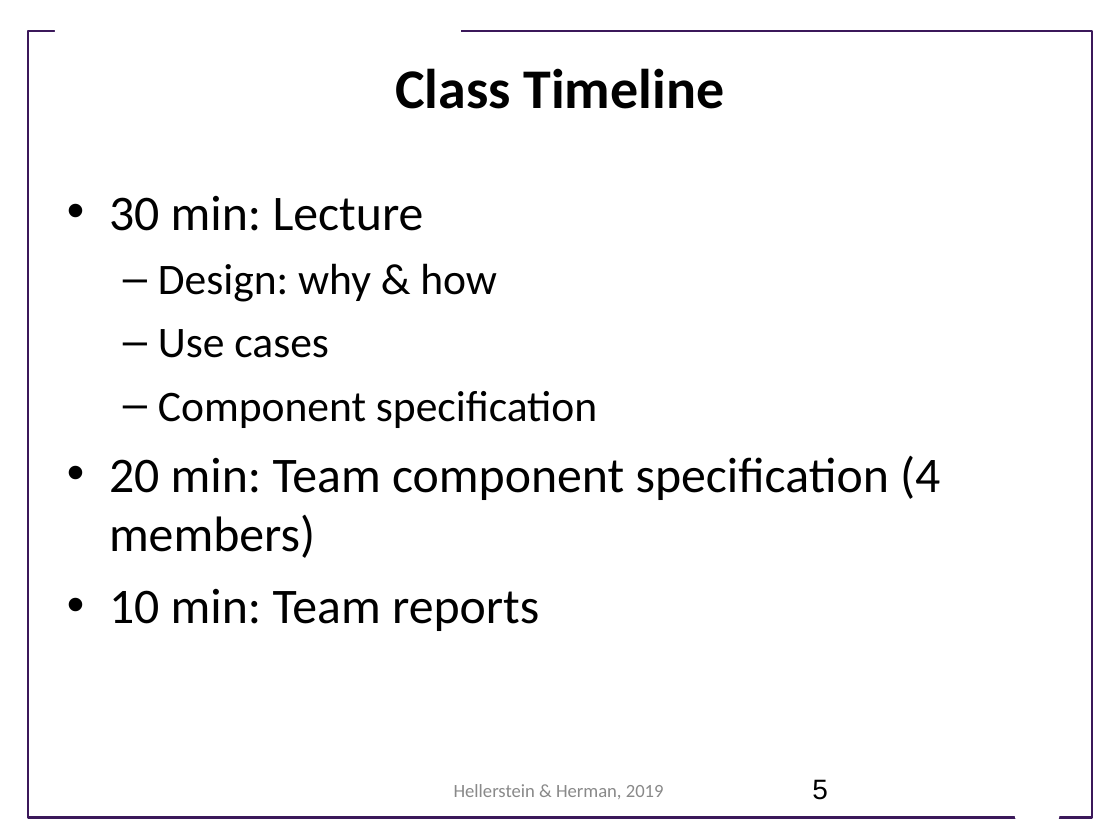
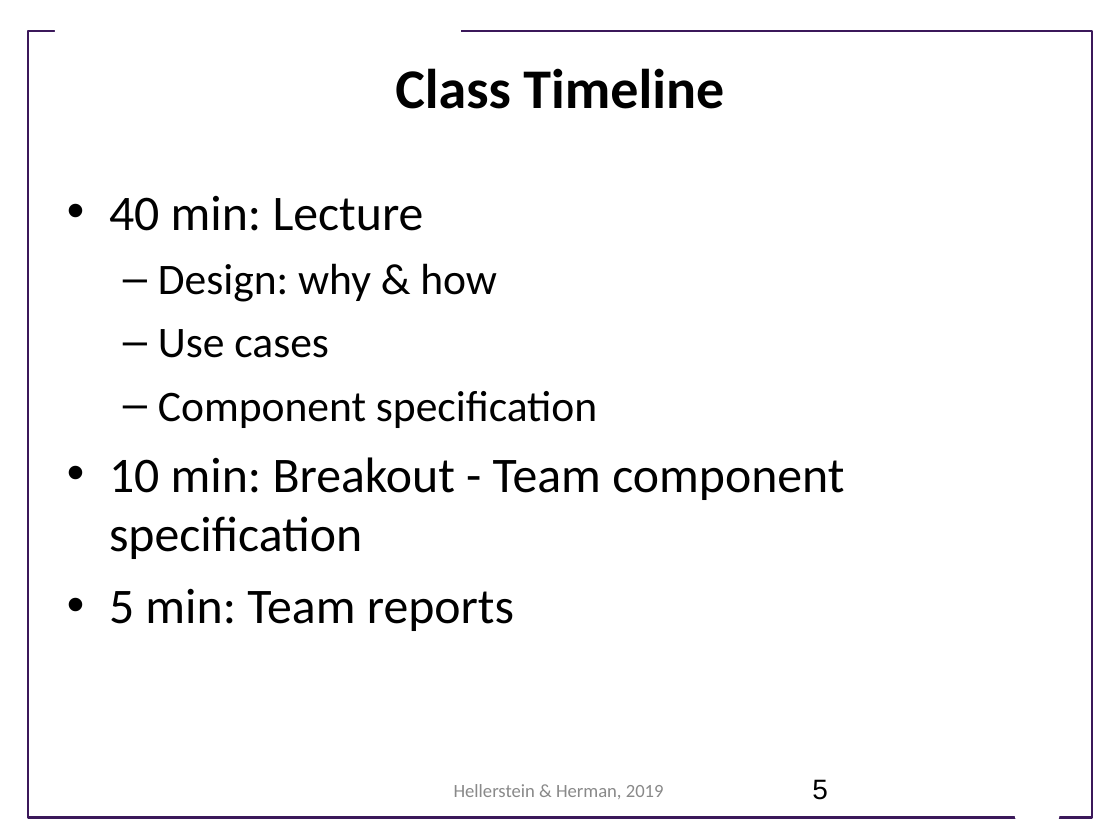
Before and after one commit to UWSEDS/LectureNotes, a slide deck: slide 5 of 05_Design_and_Teams/Software-Design.ppt. Drawn at 1120x840 pixels with LibreOffice and Linux fonts; fonts in the diff are those of the drawing; background and template pictures are left out. Boxes give left, top, right and bottom in pixels: in the first picture for what was removed or moved away, otherwise in the second. Text is boxed around its words. In the diff, an @@ line names an element or a change of style, - is before the commit and + after.

```diff
--- a/05_Design_and_Teams/Software-Design.ppt
+++ b/05_Design_and_Teams/Software-Design.ppt
@@ text at box(109, 195, 424, 231): text changed @@
-• 30 min: Lecture
+• 40 min: Lecture
@@ text at box(109, 457, 844, 631): text changed @@
-• 20 min: Team component specification (4 members)
-• 10 min: Team reports
+• 10 min: Breakout - Team component specification
+• 5 min: Team reports
```
Also in this commit, not shown: 3 other slides changed.
